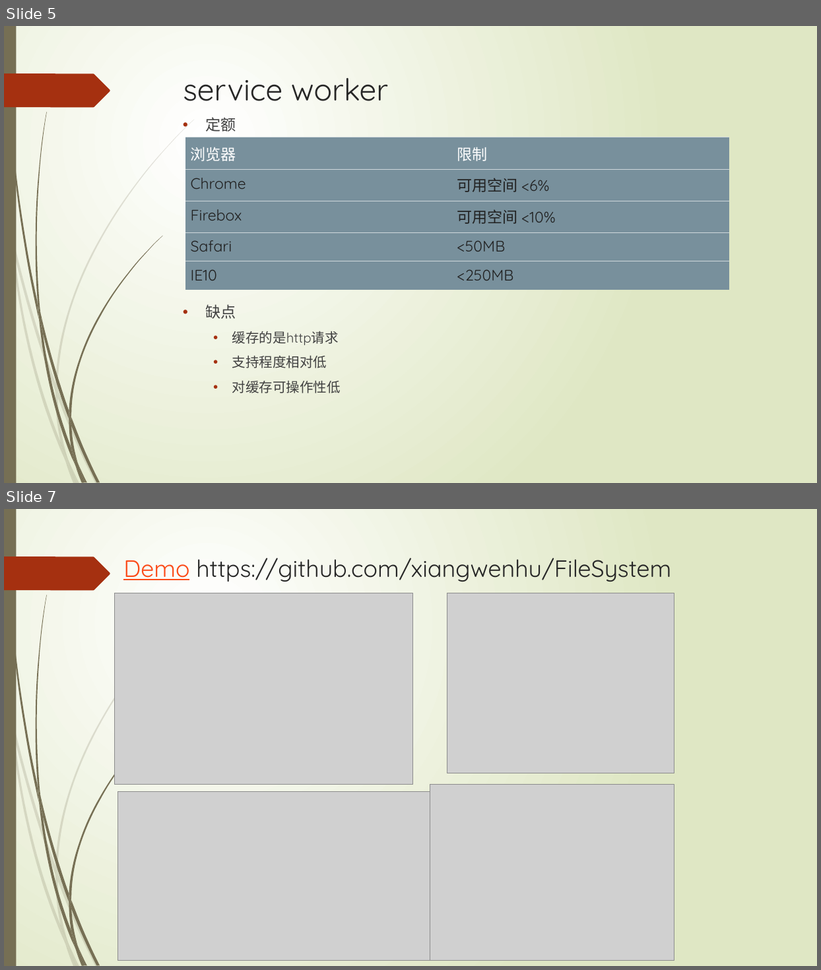
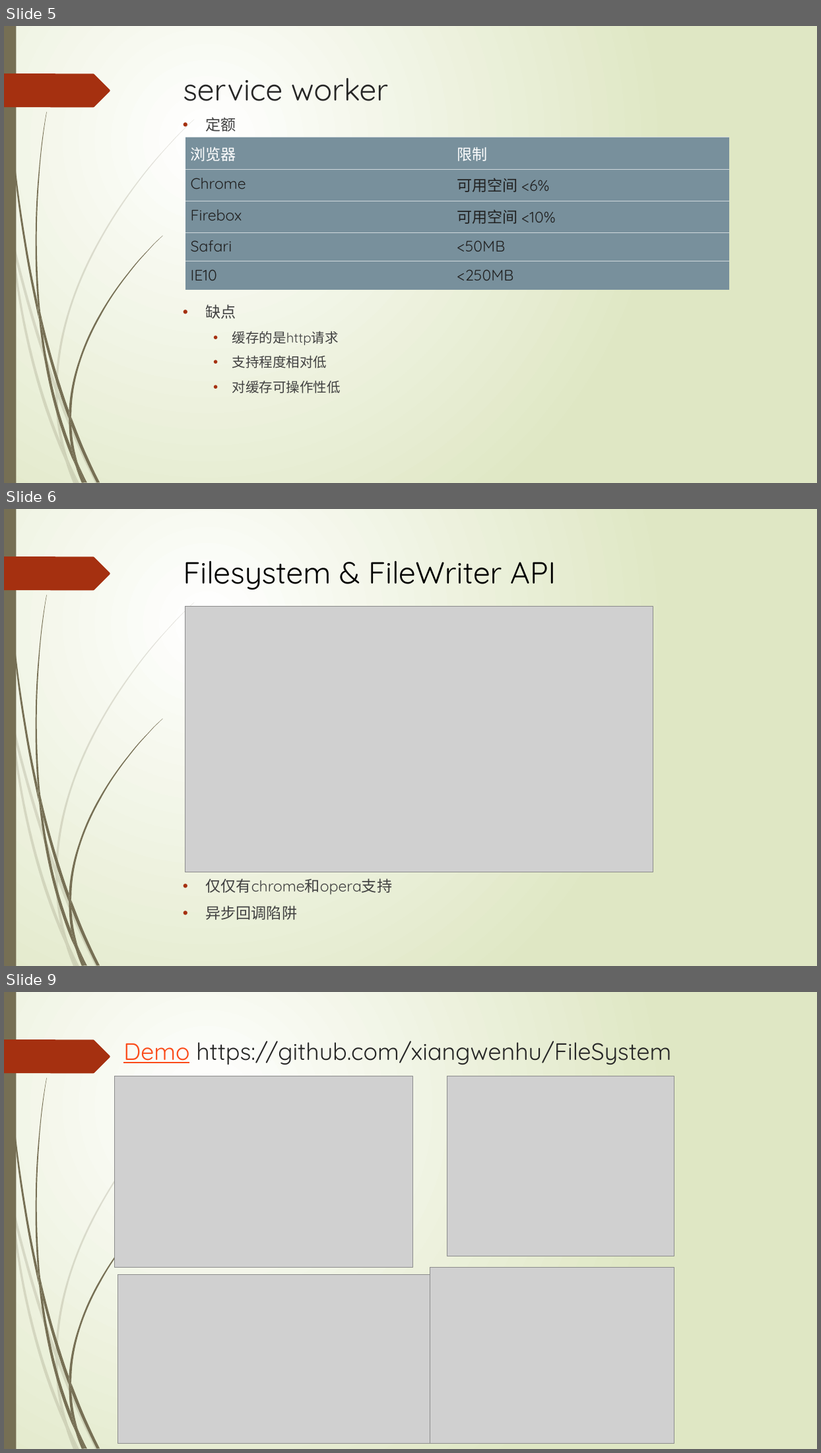
Before and after one commit to xiangwenhu/FileSystem, a slide deck: docs/浏览器大型文件存储.pptx. Shown one above the other, each under a label of ours: slides 5 and 7 before the commit, slides 5, 6 and 9 after it; the slides between them are not shown. The pictures are 821x970 and 821x1453 pixels, drawn with LibreOffice and Linux fonts; fonts in the diff are those of the drawing; grey boxes stand for pictures. Boxes give left, top, right and bottom in pixels: in the first picture for what was removed or moved away, otherwise in the second. Text is boxed around its words. In the diff, an @@ line names an element or a change of style, - is before the commit and + after.

```diff
--- a/docs/浏览器大型文件存储.pptx
+++ b/docs/浏览器大型文件存储.pptx
@@ slide 6 added at <box>4,509,817,966</box>, background gradient #FFFFFF to #DFE8C4; not listed: 24 template elements that a slide beside it also shows @@
@@ title added at <box>183,561,556,590</box>, 36 pt, text #000000 @@
+Filesystem & FileWriter API
@@ picture added at <box>185,607,653,873</box> @@
@@ text added at <box>206,879,393,920</box>, 18 pt, text #404040 @@
+• 仅仅有chrome和opera支持
+• 异步回调陷阱
@@ what was slide 7 is now slide 9 @@
```
Also in this commit, not shown: 1 slide changed, 1 other slide added, 3 other files.
